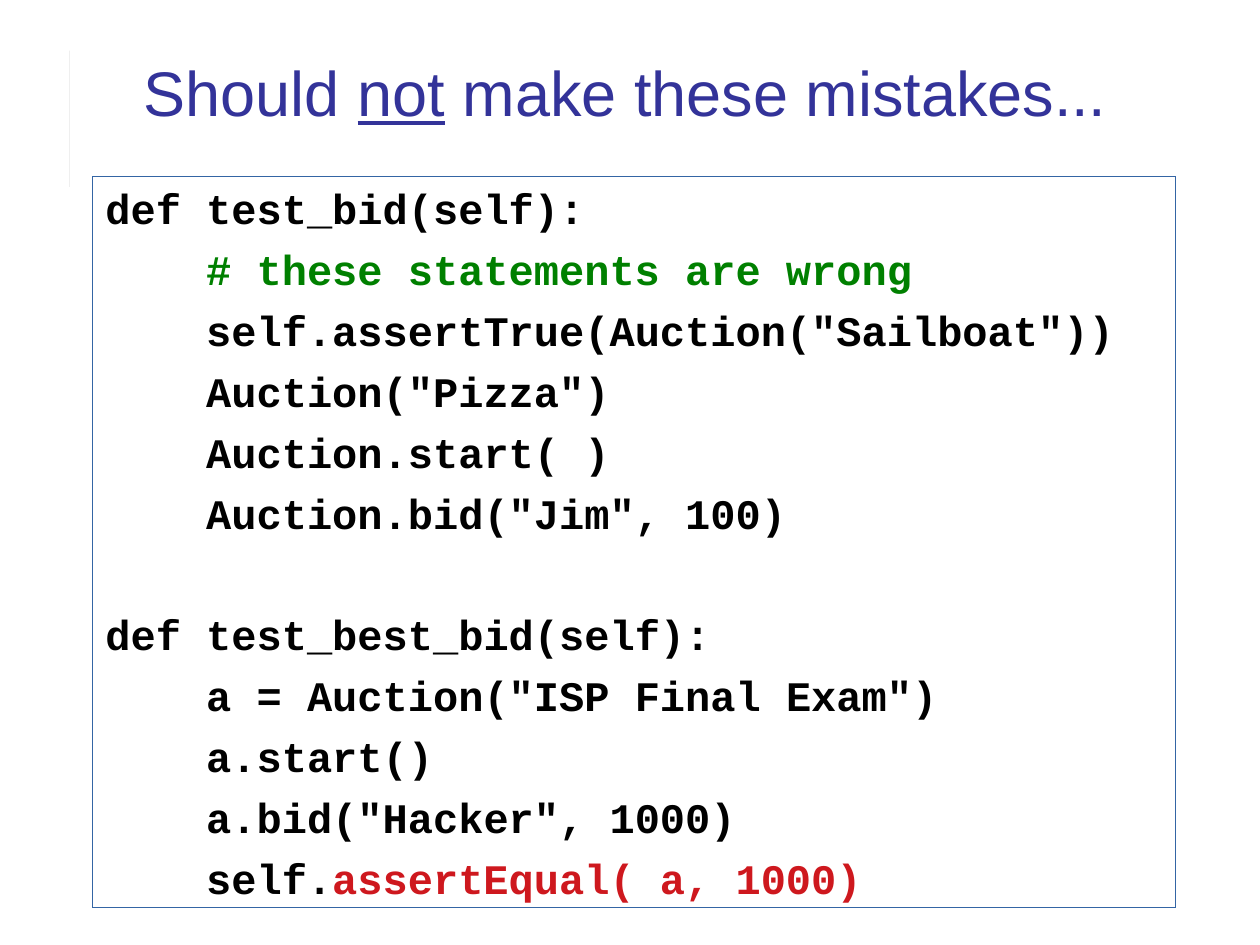
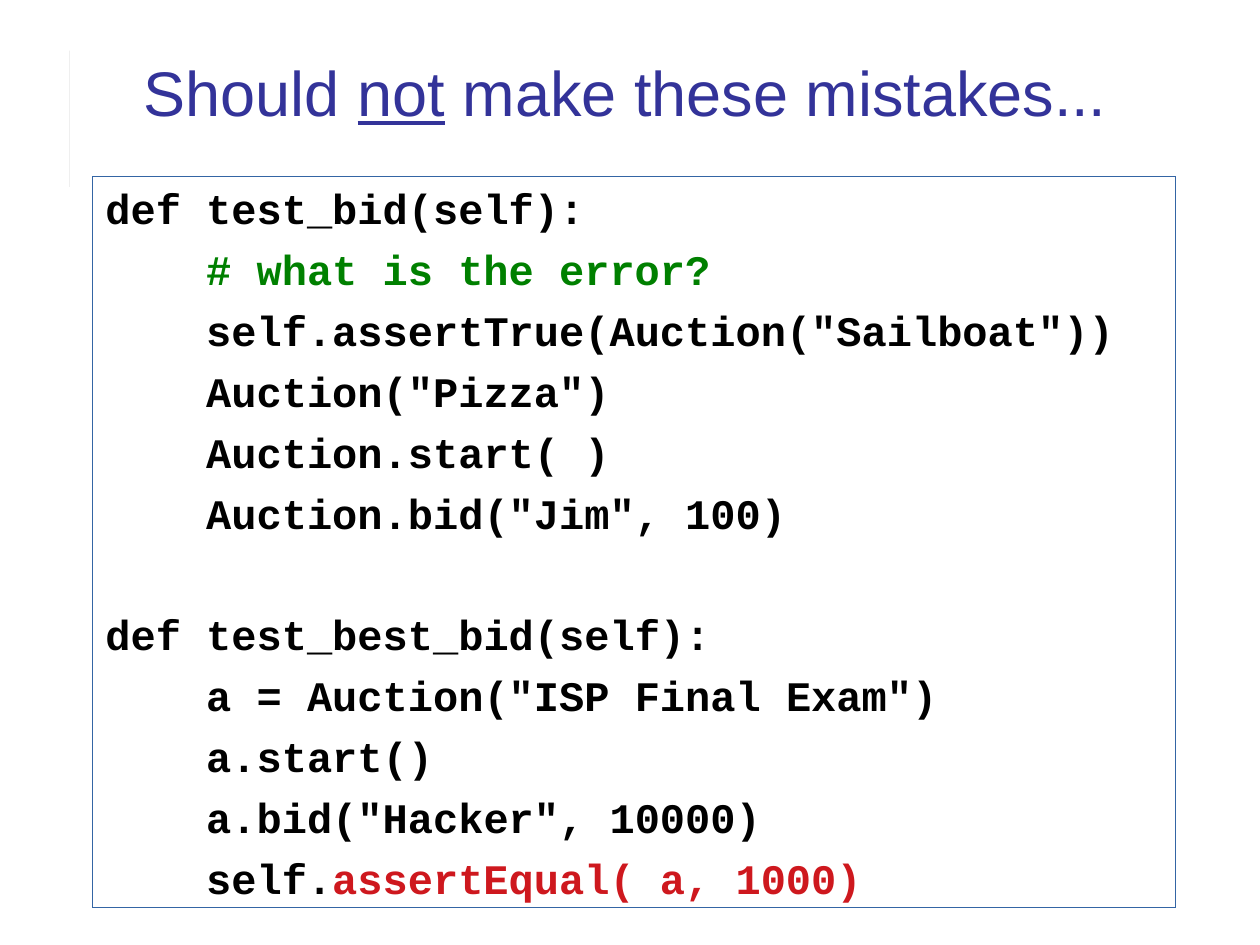
Before and after one commit to cpske/ISP, a slide deck: slide 7 of assignment/feedback/LabExam1-feedback.odp. Drawn at 1260x945 pixels with LibreOffice and Linux fonts; fonts in the diff are those of the drawing. Boxes give left, top, right and bottom in pixels: in the first picture for what was removed or moved away, otherwise in the second. Text is boxed around its words. In the diff, an @@ line names an element or a change of style, - is before the commit and + after.

```diff
--- a/assignment/feedback/LabExam1-feedback.odp
+++ b/assignment/feedback/LabExam1-feedback.odp
@@ text at (257,255,710,286): text changed @@
-# these statements are wrong
+# what is the error?
@@ text at (206,803,761,842): text changed @@
-a.bid("Hacker", 1000)
+a.bid("Hacker", 10000)
```
Also in this commit, not shown: 8 other slides changed, 15 slides added, 2 other files.
